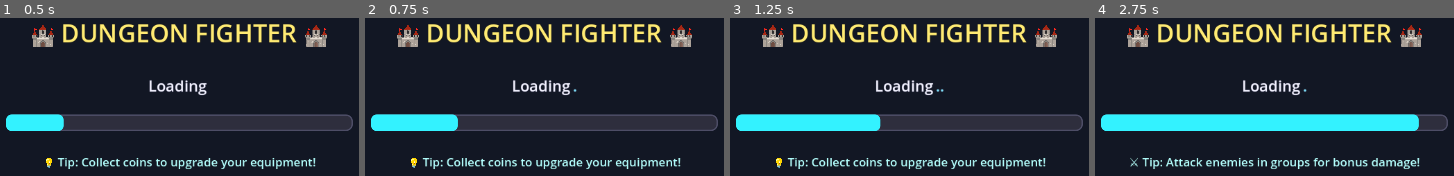
Above: before the commit, frames 1-4 (left to right).
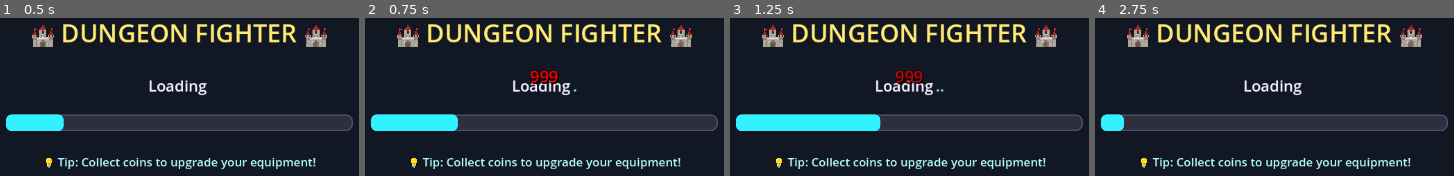
Above: after the commit, the same moments.

Repository: thaner66666666/game-1
Game: Godot game, scene res://Scenes/main.tscn
Same seed, same stepped clock (60 frames per second), same inputs: the game is played once before the commit and once after it.
Inputs (mouse positions are in pixels of both pictures, inside the frame that each line leads up to):
- Up to frame 1 (0.5 s): no input
- Up to frame 2 (0.75 s): tap Enter (ui_accept) at 0.5 s; move the mouse to (720, 76) at 0.52 s; hold D (move_right) from 0.53 s (still down); hold Enter (ui_accept) from 0.53 s (still down); click (720, 76) at 0.67 s
- Up to frame 3 (1.25 s): keep holding D (move_right); keep holding Enter (ui_accept)
- Up to frame 4 (2.75 s): move the mouse to (1112, 120) at 1.27 s; release D (move_right) at 1.28 s; release Enter (ui_accept) at 1.28 s; hold S (move_down) 1.28-2.03 s; click (1112, 120) at 1.35 s; tap Enter (ui_accept) at 1.52, 1.55, 1.82 s; move the mouse to (outside the picture) at 2.02 s; hold D (move_right) from 2.03 s (still down); hold Enter (ui_accept) from 2.03 s (still down); tap Space (dash) at 2.1 s

Frame 1 is identical in both runs. In frame 2, 0.5% of the frame differs, in the area x 45-55%, y 33-43%; in frame 3, 0.5%; in frame 4, 13%, in the area x 6-91%, y 39-96%.
Error after the commit: Cannot call method 'create_timer' on a null value. (res://dot)

Commit message:
Improve player death handling and add movement toggle
Added a can_move export variable to PlayerMovement for safer movement control. Enhanced player.gd with safety checks for required components, improved death signal management, and simplified the death sequence to immediately disable controls and restart the game. Also added a debug shortcut for instant player death.

Diff:
--- a/dot gds/PlayerMovement.gd
+++ b/dot gds/PlayerMovement.gd
@@ -1,5 +1,7 @@
 extends Node
 class_name PlayerMovement
+
+@export var can_move: bool = true # Godot 4.1+ best practice: allows player.gd to enable/disable movement safely
 
 # --- Material Safety Utilities ---
 static func ensure_mesh_has_material(mesh_instance: MeshInstance3D) -> bool:
--- a/dot gds/player.gd
+++ b/dot gds/player.gd
@@ -97,7 +97,21 @@
 	dash_charges_changed.emit(current_charges, max_charges)  # Re-emit for UI
 
 func _ready():
-	_setup_player()
+	# --- Safety checks for required components (Godot 4.1+ best practice) ---
+	if not health_component:
+		push_error("❌ HealthComponent not found! Player won't work properly.")
+		return
+	if not movement_component:
+		push_warning("⚠️ MovementComponent not found! Movement may not work.")
+	# Connect death signal with error checking
+	if health_component.has_signal("player_died"):
+		if not health_component.is_connected("player_died", _on_player_died):
+			health_component.player_died.connect(_on_player_died)
+			print("✅ Death signal connected successfully")
+		else:
+			print("⚠️ Death signal already connected")
+	else:
+		push_error("❌ HealthComponent missing 'player_died' signal!")
 	# Initialize health component with proper starting health
 	var starting_health = 100  # Set your desired starting health here
 	health_component.setup(self, starting_health)
@@ -290,64 +304,35 @@
 func _on_player_died():
 	if is_dead:
 		return  # Prevent multiple death triggers
-	print("💀 Player died! Starting death sequence...")
 	is_dead = true
-	death_timer = 0.0
-	_disable_player_controls()
-	_play_death_effects()
-	_start_death_timer()
-
-# Disables all player input and movement
-func _disable_player_controls():
+	print("💀 Player died! Restarting game...")
+	# Disconnect death signal to prevent double triggers
+	if health_component and health_component.is_connected("player_died", _on_player_died):
+		health_component.player_died.disconnect(_on_player_died)
+	# Disable player controls immediately
 	if movement_component:
-		movement_component.set_physics_process(false)
 		movement_component.can_move = false
-	if combat_component:
-		combat_component.set_process(false)
-	velocity = Vector3.ZERO
-	set_physics_process(false)
-	print("🚫 Player controls disabled")
-
-# Plays death visual/audio effects
-func _play_death_effects():
-	if mesh_instance and mesh_instance.material_override:
-		mesh_instance.material_override.albedo_color = Color(0.7, 0.1, 0.1)
-	# Optional: Add death sound
-	# if has_node("DeathSound"):
-	#     get_node("DeathSound").play()
-	# Optional: Add death particle effect
-	# if has_node("DeathParticles"):
-	#     get_node("DeathParticles").emitting = true
-	print("💥 Death effects played")
-
-# Starts the respawn countdown timer
-func _start_death_timer():
-	var timer = Timer.new()
-	timer.wait_time = DEATH_RESTART_DELAY
-	timer.one_shot = true
-	timer.timeout.connect(_restart_game)
-	add_child(timer)
-	timer.start()
-	print("⏰ Death timer started - restarting in ", DEATH_RESTART_DELAY, " seconds")
-	_show_death_countdown()
-
-# Optionally show a countdown UI to the player
-func _show_death_countdown():
-	get_tree().call_group("UI", "_on_player_death_countdown", DEATH_RESTART_DELAY)
-
-# Restarts the current scene after the delay
+	# Stop all sounds/animations (add as needed)
+	if get_tree():
+		get_tree().paused = false  # Ensure game isn't paused
+		print("🎵 Playing death animation/sound...")
+		await get_tree().create_timer(1.0).timeout
+		_restart_game()
+	else:
+		push_error("❌ get_tree() is null! Cannot handle death sequence.")
+
 func _restart_game():
-	print("🔄 Restarting game...")
+	"""Safely restart the current scene"""
 	var tree = get_tree()
-	if tree and tree.current_scene:
-		var error = tree.reload_current_scene()
-		if error != OK:
-			push_error("Failed to reload scene! Error code: " + str(error))
-		else:
-			print("✅ Scene reloaded successfully")
-	else:
-		push_error("SceneTree or current_scene not found!")
-
+	if not tree:
+		push_error("❌ SceneTree (get_tree()) is null! Cannot restart.")
+		return
+	print("🔄 Restarting game scene...")
+	var reload_error = tree.reload_current_scene()
+	if reload_error != OK:
+		push_error("❌ Failed to reload scene! Error: " + str(reload_error))
+		# Fallback: try to change to main scene
+		tree.change_scene_to_file("res://main.tscn")
 
 
 	# Mark player as dead
@@ -573,6 +558,10 @@
 	if Input.is_key_pressed(KEY_F6):
 		print("[Debug] is_inside_tree(): ", is_inside_tree())
 		_spawn_debug_ally()
+	# TEMP: Test instant death for debugging
+	if Input.is_action_just_pressed("ui_accept"):
+		if health_component and health_component.has_method("take_damage"):
+			health_component.take_damage(999)
 
 func _spawn_debug_ally():
 	# Check if node is NOT in scene tree before proceeding
